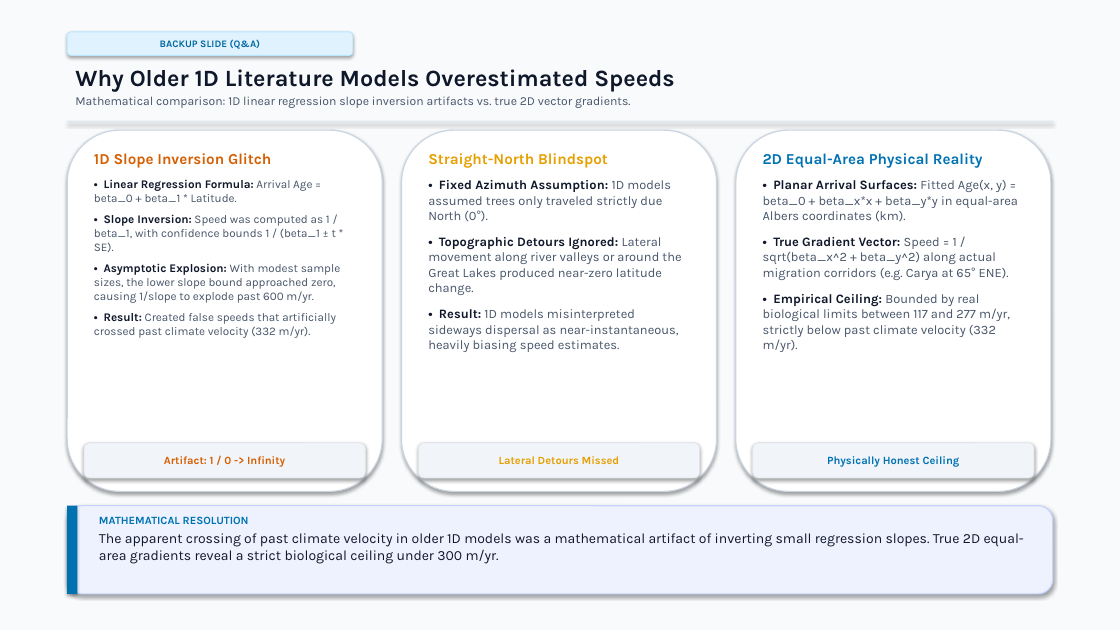
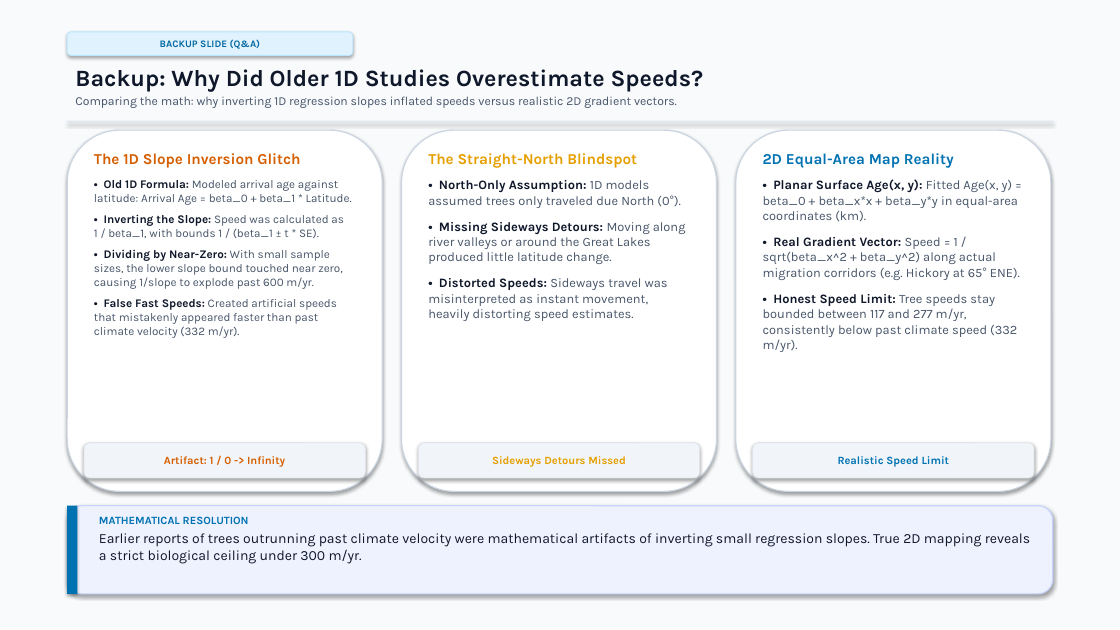
Before and after one commit to vivek-r-2000/EST-Project, a slide deck: slide 21 of TBD2_Final_Project_Presentation_unslopped.pptx. Drawn at 1120x630 pixels with LibreOffice and Linux fonts; fonts in the diff are those of the drawing. Boxes give left, top, right and bottom in pixels: in the first picture for what was removed or moved away, otherwise in the second. Text is boxed around its words. In the diff, an @@ line names an element or a change of style, - is before the commit and + after.

```diff
--- a/TBD2_Final_Project_Presentation_unslopped.pptx
+++ b/TBD2_Final_Project_Presentation_unslopped.pptx
@@ text at [75,69,704,108]: text changed @@
-Why Older 1D Literature Models Overestimated Speeds
-Mathematical comparison: 1D linear regression slope inversion artifacts vs. true 2D vector gradients.
+Backup: Why Did Older 1D Studies Overestimate Speeds?
+Comparing the math: why inverting 1D regression slopes inflated speeds versus realistic 2D gradient vectors.
@@ text at [94,153,352,338]: text changed @@
-1D Slope Inversion Glitch
-• Linear Regression Formula: Arrival Age = beta_0 + beta_1 * Latitude.
-• Slope Inversion: Speed was computed as 1 / beta_1, with confidence bounds 1 / (beta_1 ± t * SE).
-• Asymptotic Explosion: With modest sample sizes, the lower slope bound approached zero, causing 1/slope to explode past 600 m/yr.
-• Result: Created false speeds that artificially crossed past climate velocity (332 m/yr).
+The 1D Slope Inversion Glitch
+• Old 1D Formula: Modeled arrival age against latitude: Arrival Age = beta_0 + beta_1 * Latitude.
+• Inverting the Slope: Speed was calculated as 1 / beta_1, with bounds 1 / (beta_1 ± t * SE).
+• Dividing by Near-Zero: With small sample sizes, the lower slope bound touched near zero, causing 1/slope to explode past 600 m/yr.
+• False Fast Speeds: Created artificial speeds that mistakenly appeared faster than past climate velocity (332 m/yr).
@@ text at [428,153,686,321]: text changed @@
-Straight-North Blindspot
-• Fixed Azimuth Assumption: 1D models assumed trees only traveled strictly due North (0°).
-• Topographic Detours Ignored: Lateral movement along river valleys or around the Great Lakes produced near-zero latitude change.
-• Result: 1D models misinterpreted sideways dispersal as near-instantaneous, heavily biasing speed estimates.
+The Straight-North Blindspot
+• North-Only Assumption: 1D models assumed trees only traveled due North (0°).
+• Missing Sideways Detours: Moving along river valleys or around the Great Lakes produced little latitude change.
+• Distorted Speeds: Sideways travel was misinterpreted as instant movement, heavily distorting speed estimates.
@@ text at [763,153,1020,352]: text changed @@
-2D Equal-Area Physical Reality
-• Planar Arrival Surfaces: Fitted Age(x, y) = beta_0 + beta_x*x + beta_y*y in equal-area Albers coordinates (km).
-• True Gradient Vector: Speed = 1 / sqrt(beta_x^2 + beta_y^2) along actual migration corridors (e.g. Carya at 65° ENE).
-• Empirical Ceiling: Bounded by real biological limits between 117 and 277 m/yr, strictly below past climate velocity (332 m/yr).
+2D Equal-Area Map Reality
+• Planar Surface Age(x, y): Fitted Age(x, y) = beta_0 + beta_x*x + beta_y*y in equal-area coordinates (km).
+• Real Gradient Vector: Speed = 1 / sqrt(beta_x^2 + beta_y^2) along actual migration corridors (e.g. Hickory at 65° ENE).
+• Honest Speed Limit: Tree speeds stay bounded between 117 and 277 m/yr, consistently below past climate speed (332 m/yr).
@@ text in rounded rectangle at [492,456,626,467]: text changed @@
-Lateral Detours Missed
+Sideways Detours Missed
@@ text in rounded rectangle at [838,456,950,467]: text changed @@
-Physically Honest Ceiling
+Realistic Speed Limit
@@ text at [99,533,1030,564]: text changed @@
-The apparent crossing of past climate velocity in older 1D models was a mathematical artifact of inverting small regression slopes. True 2D equal-area gradients reveal a strict biological ceiling under 300 m/yr.
+Earlier reports of trees outrunning past climate velocity were mathematical artifacts of inverting small regression slopes. True 2D mapping reveals a strict biological ceiling under 300 m/yr.
```
Also in this commit, not shown: 21 other slides changed, 1 other file.
